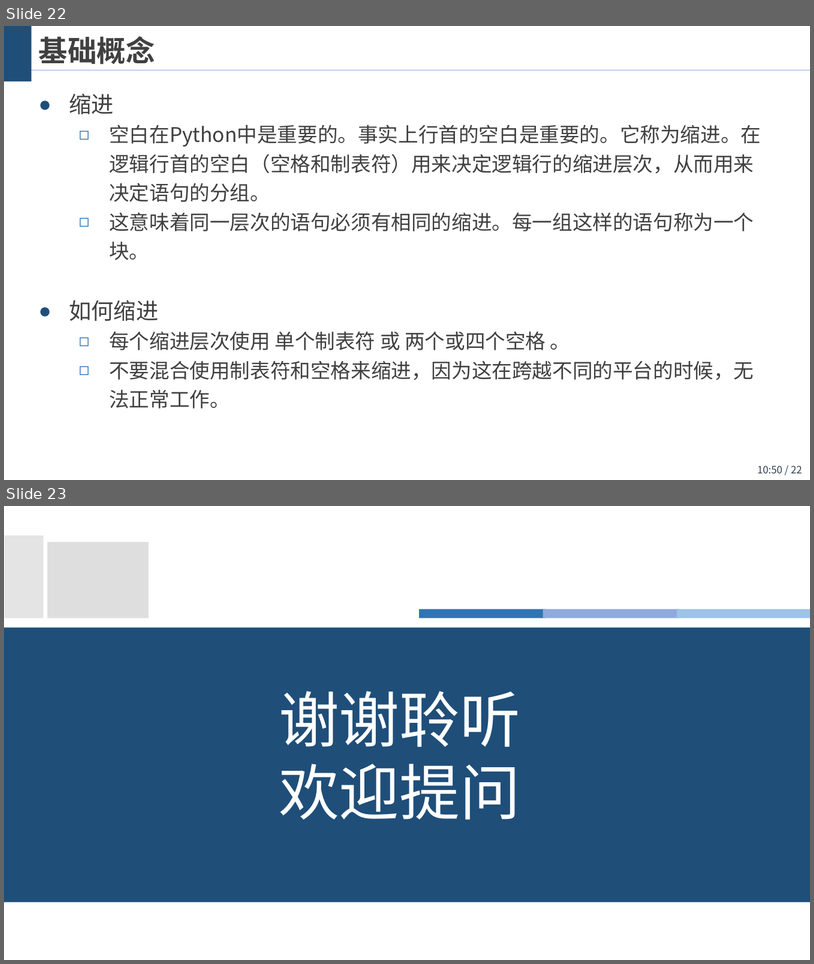
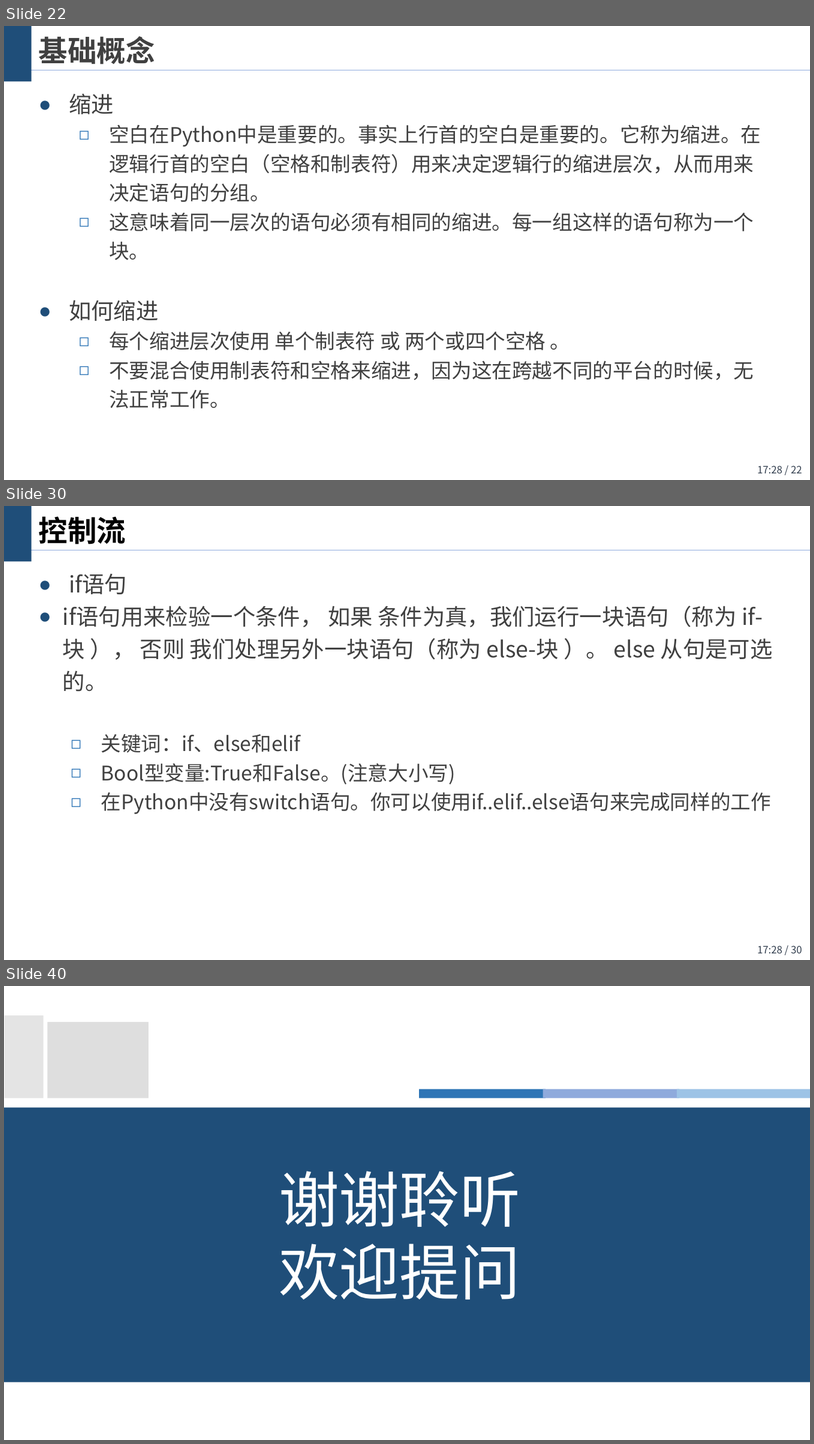
Before and after one commit to wangjin0818/Artificial_Intelligence_Generic_2023, a slide deck: Chapter 02/Python Programming I.pptx. Shown one above the other, each under a label of ours: slides 22 and 23 before the commit, slides 22, 30 and 40 after it; the slides between them are not shown. The pictures are 814x964 and 814x1444 pixels, drawn with LibreOffice and Linux fonts; fonts in the diff are those of the drawing; background and template pictures are left out. Boxes give left, top, right and bottom in pixels: in the first picture for what was removed or moved away, otherwise in the second. Text is boxed around its words. In the diff, an @@ line names an element or a change of style, - is before the commit and + after.

```diff
--- a/Chapter 02/Python Programming I.pptx
+++ b/Chapter 02/Python Programming I.pptx
@@ slide 30 added at [4, 506, 810, 960], background #FFFFFF; not listed: 3 template elements that a slide beside it also shows @@
@@ title added at [39, 516, 126, 544], 26 pt, text #000000, bold @@
+控制流
@@ text added at [63, 574, 773, 814], 18 pt, text #404040 @@
+● if语句
+● if语句用来检验一个条件， 如果 条件为真，我们运行一块语句（称为 if-块 ）， 否则 我们处理另外一块语句（称为 else-块 ）。 else 从句是可选的。
+  ◻ 关键词：if、else和elif
+  ◻ Bool型变量:True和False。(注意大小写)
+  ◻ 在Python中没有switch语句。你可以使用if..elif..else语句来完成同样的工作
@@ page number at [758, 465, 803, 473]: text changed @@
-10:50 / 22
+17:28 / 22
@@ what was slide 23 is now slide 40 @@
```
Also in this commit, not shown: 16 other slides added, 1 other file.
